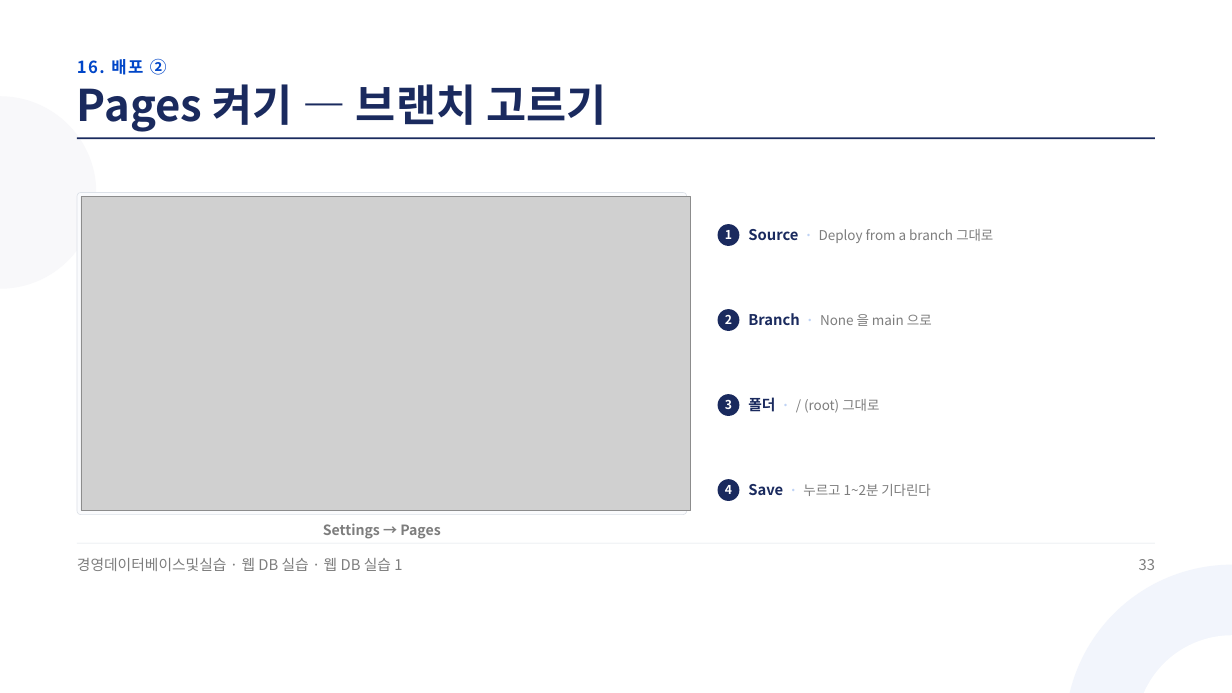
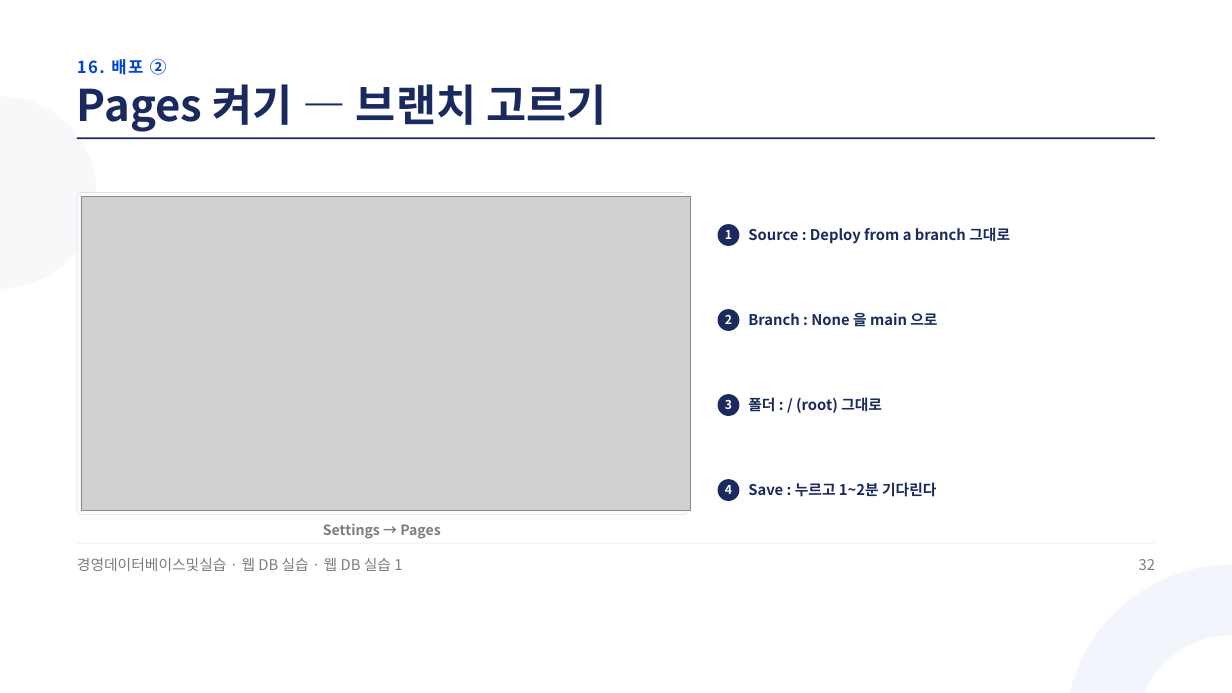
Before and after one commit to jungaistar/materials, a slide deck: slide 32 of koreatech-db/webdb/웹DB실습1_GitHub에_내_쇼핑몰_올리기.pptx (slide 33 before the commit). Drawn at 1232x693 pixels with LibreOffice and Linux fonts; fonts in the diff are those of the drawing; grey boxes stand for pictures. Boxes give left, top, right and bottom in pixels: in the first picture for what was removed or moved away, otherwise in the second. Text is boxed around its words. In the diff, an @@ line names an element or a change of style, - is before the commit and + after.

```diff
--- a/koreatech-db/webdb/웹DB실습1_GitHub에_내_쇼핑몰_올리기.pptx
+++ b/koreatech-db/webdb/웹DB실습1_GitHub에_내_쇼핑몰_올리기.pptx
@@ text at (748, 227, 1010, 244): text changed; size 15.8 to 17.2 pt; text colour #7D7D7D to #1A2A5E; bold on @@
-Source · Deploy from a branch 그대로
+Source : Deploy from a branch 그대로
@@ text at (748, 311, 937, 330): text changed; size 15.8 to 17.2 pt; text colour #7D7D7D to #1A2A5E; bold on @@
-Branch · None 을 main 으로
+Branch : None 을 main 으로
@@ text at (748, 397, 882, 413): text changed; size 15.8 to 17.2 pt; text colour #7D7D7D to #1A2A5E; bold on @@
-폴더 · / (root) 그대로
+폴더 : / (root) 그대로
@@ text at (748, 482, 936, 497): text changed; size 15.8 to 17.2 pt; text colour #7D7D7D to #1A2A5E; bold on @@
-Save · 누르고 1~2분 기다린다
+Save : 누르고 1~2분 기다린다
@@ text at (1139, 559, 1155, 570): text changed @@
-33
+32
```
Also in this commit, not shown: 29 other slides changed, 1 slide removed.
